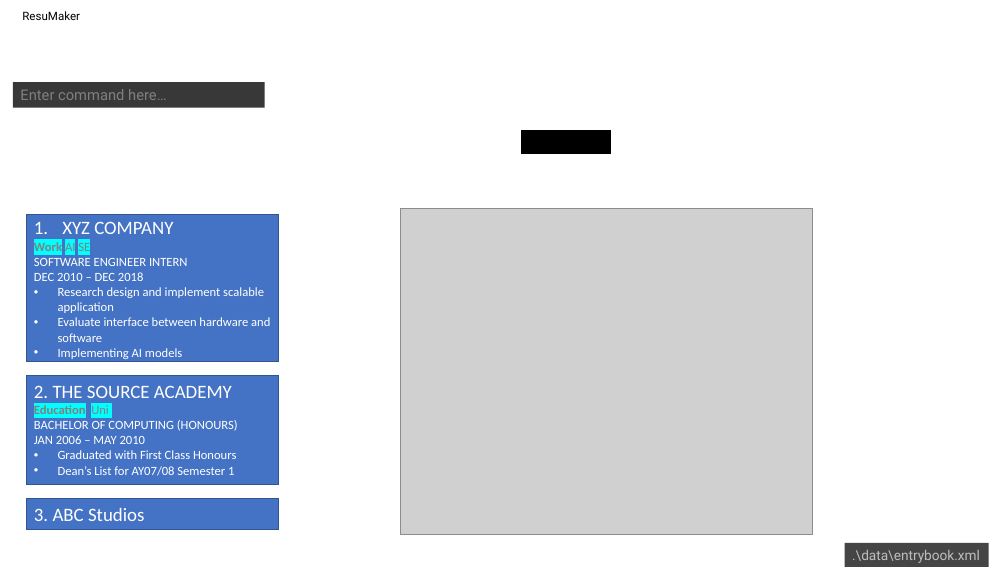
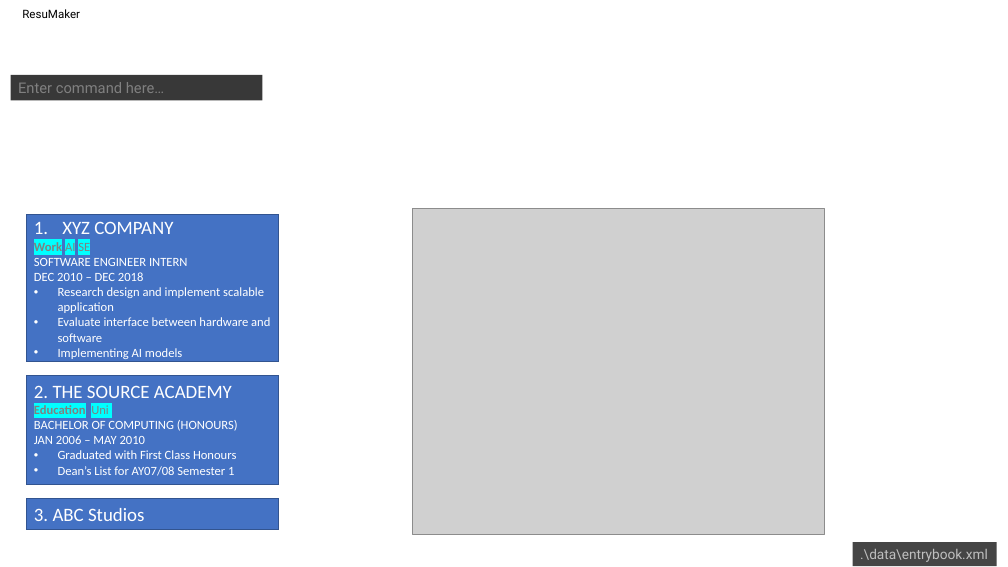
Before and after one commit to scalarmotion/main, a slide deck: slide 2 of docs/UiMockup.pptx. Drawn at 1008x567 pixels with LibreOffice and Linux fonts; fonts in the diff are those of the drawing; grey boxes stand for pictures; background and template pictures are left out. Boxes give left, top, right and bottom in pixels: in the first picture for what was removed or moved away, otherwise in the second. Text is boxed around its words. In the diff, an @@ line names an element or a change of style, - is before the commit and + after.

```diff
--- a/docs/UiMockup.pptx
+++ b/docs/UiMockup.pptx
@@ rectangle "Enter command here…": place and size @@
-rectangle "Enter command here…" at [13,82,265,108]
+rectangle "Enter command here…" at [11,75,262,101]
@@ rectangle removed at [522,131,611,154] @@
@@ picture: place and size @@
-picture at [401,209,812,535]
+picture at [413,209,824,535]
@@ rectangle ".\data\entrybook.xml": place and size @@
-rectangle ".\data\entrybook.xml" at [845,543,988,567]
+rectangle ".\data\entrybook.xml" at [853,542,997,566]
@@ rectangle ".\data\entrybook.xml" at [853,542,997,566]: highlight #454545 to none @@
```
Also in this commit, not shown: 2 other slides changed, 2 other files.
